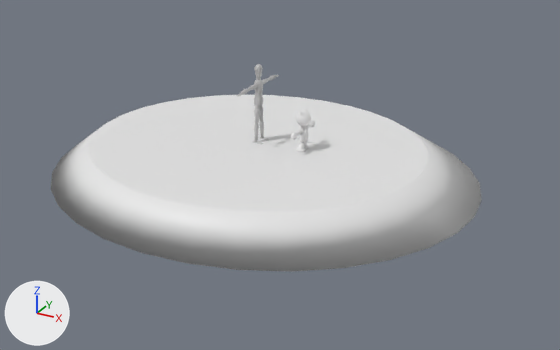
The Blender file motion.blend as it was, and as the next commit left it.
Both versions are drawn from a 50 mm camera at (98.1, -166.8, 75.5) aimed at (8.7, -4.3, -5.8). The axes (+X, +Y, +Z) are drawn at lower left. The lights are the same throughout.

Names of what the first picture shows: 'Body', 'Floor', 'lay_figure'.
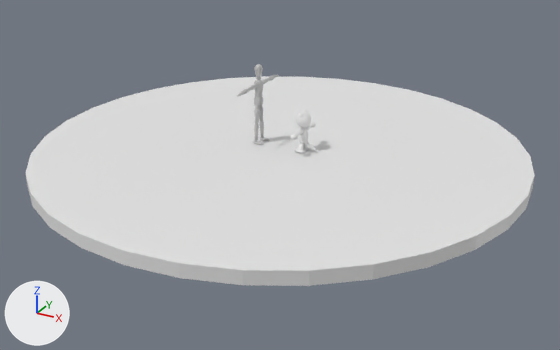
Location of each change, (x1, y1, x2, y2) in pixels of the pictures (560 x 350 px):
'Cylinder', added
    after: (26, 76, 535, 286)
'Floor', deleted
    before: (51, 95, 482, 271)
'Body', moved
    before: (291, 108, 315, 152)
    after: (290, 109, 316, 153)

The change, as a diff of the scene's bpy script:
```diff
--- a/motion.blend.py
+++ b/motion.blend.py
@@ me_cylinder @@
+me_cylinder.from_pydata(...)  # a 32-sided cylinder along z spanning x -1.0..1.0, y -1.0..1.0, z -1.0..1.0
@@ ob_body @@
 ob_body = bpy.data.objects.new('Body', me_sphere)
-ob_body.location = (13.2, 0.0, 0.2)
+ob_body.location = (13.2, 0.0, -0.1)
 ob_body.scale = (2.01, 2.01, 2.01)
@@ ob_floor @@
-ob_floor = bpy.data.objects.new('Floor', me_cone_001)
-ob_floor.location = (0.0, -1.9, -1.6)
-ob_floor.rotation_euler = (0.244, 0.0, 3.142)  # degrees (14, 0, 180)
-ob_floor.scale = (2.08, 1.97, 1.2)
@@ ob_cylinder @@
+ob_cylinder = bpy.data.objects.new('Cylinder', me_cylinder)
+ob_cylinder.location = (6.2, 0.2, -1.3)
+ob_cylinder.scale = (64.2, 64.2, 1.66)
```
